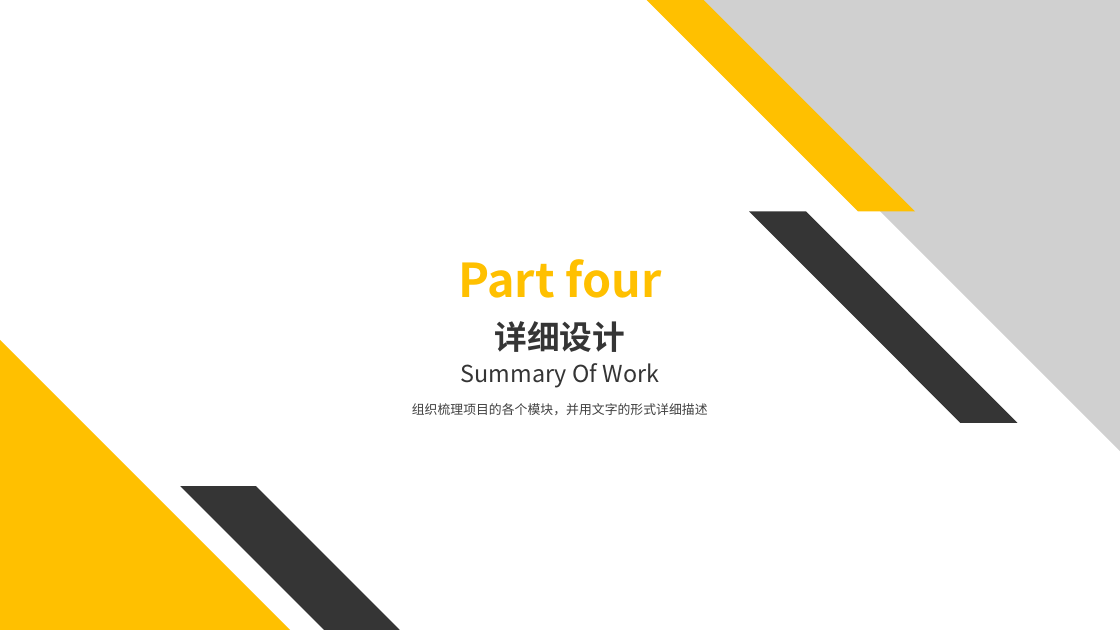
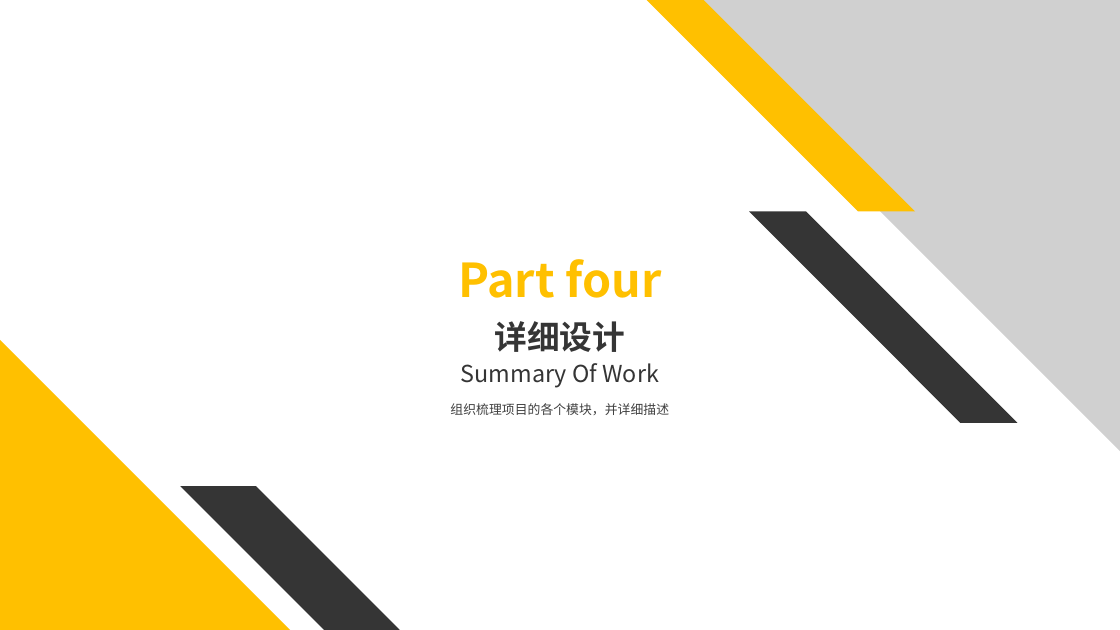
Before and after one commit to kangkang7777/FoodShoot, a slide deck: slide 16 of document/美食拍中期汇报.pptx. Drawn at 1120x630 pixels with LibreOffice and Linux fonts; fonts in the diff are those of the drawing; grey boxes stand for pictures. Boxes give left, top, right and bottom in pixels: in the first picture for what was removed or moved away, otherwise in the second. Text is boxed around its words. In the diff, an @@ line names an element or a change of style, - is before the commit and + after.

```diff
--- a/document/美食拍中期汇报.pptx
+++ b/document/美食拍中期汇报.pptx
@@ text at [450, 403, 669, 415]: text changed @@
-组织梳理项目的各个模块，并用文字的形式详细描述
+组织梳理项目的各个模块，并详细描述
```
Also in this commit, not shown: 6 other slides changed.
